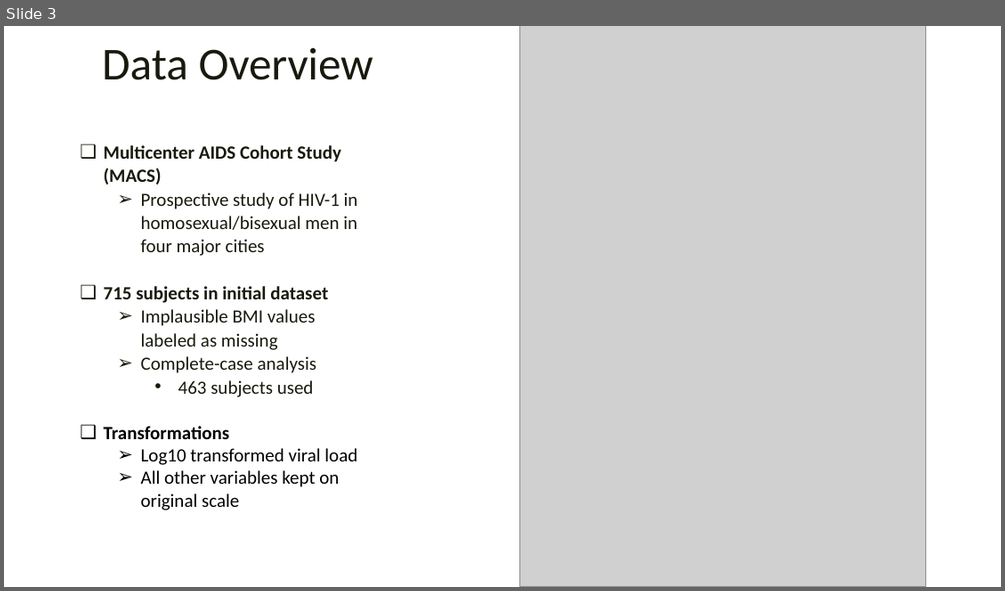
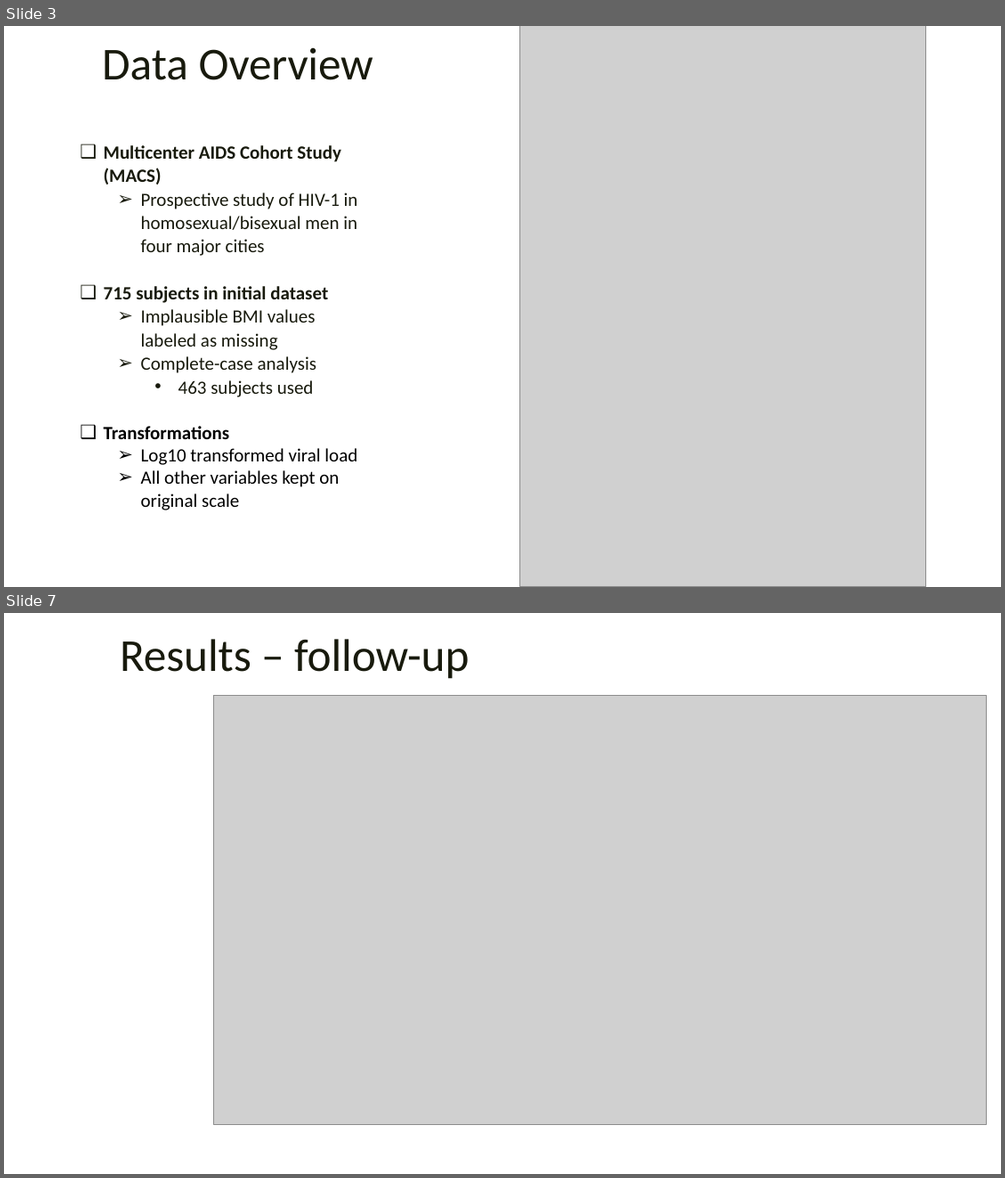
Before and after one commit to rysummers/BIOS6624-Class, a slide deck: Project1/Reports/Project1_Presentation_summers.pptx. Shown one above the other, each under a label of ours: slide 3 before the commit, slides 3 and 7 after it; the slides between them are not shown. The pictures are 1005x591 and 1005x1178 pixels, drawn with LibreOffice and Linux fonts; fonts in the diff are those of the drawing; grey boxes stand for pictures; background and template pictures are left out. Boxes give left, top, right and bottom in pixels: in the first picture for what was removed or moved away, otherwise in the second. Text is boxed around its words. In the diff, an @@ line names an element or a change of style, - is before the commit and + after.

```diff
--- a/Project1/Reports/Project1_Presentation_summers.pptx
+++ b/Project1/Reports/Project1_Presentation_summers.pptx
@@ slide 7 added at [4,613,1001,1174], background picture (left out) @@
@@ text added at [120,639,469,679], 44 pt, text #181A0D @@
+Results – follow-up
@@ picture added at [214,695,987,1124] @@
```
Also in this commit, not shown: 1 slide changed, 2 other slides added, 2 slides removed, 14 other files.
